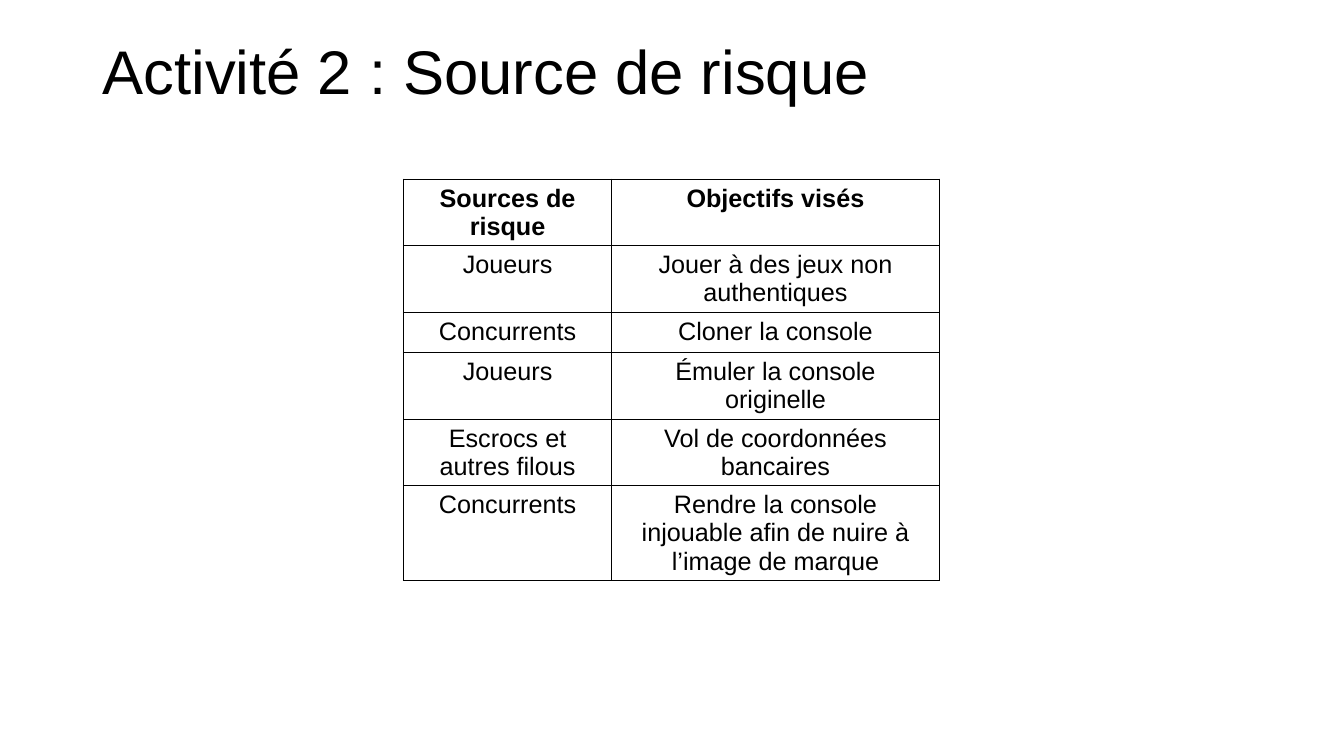
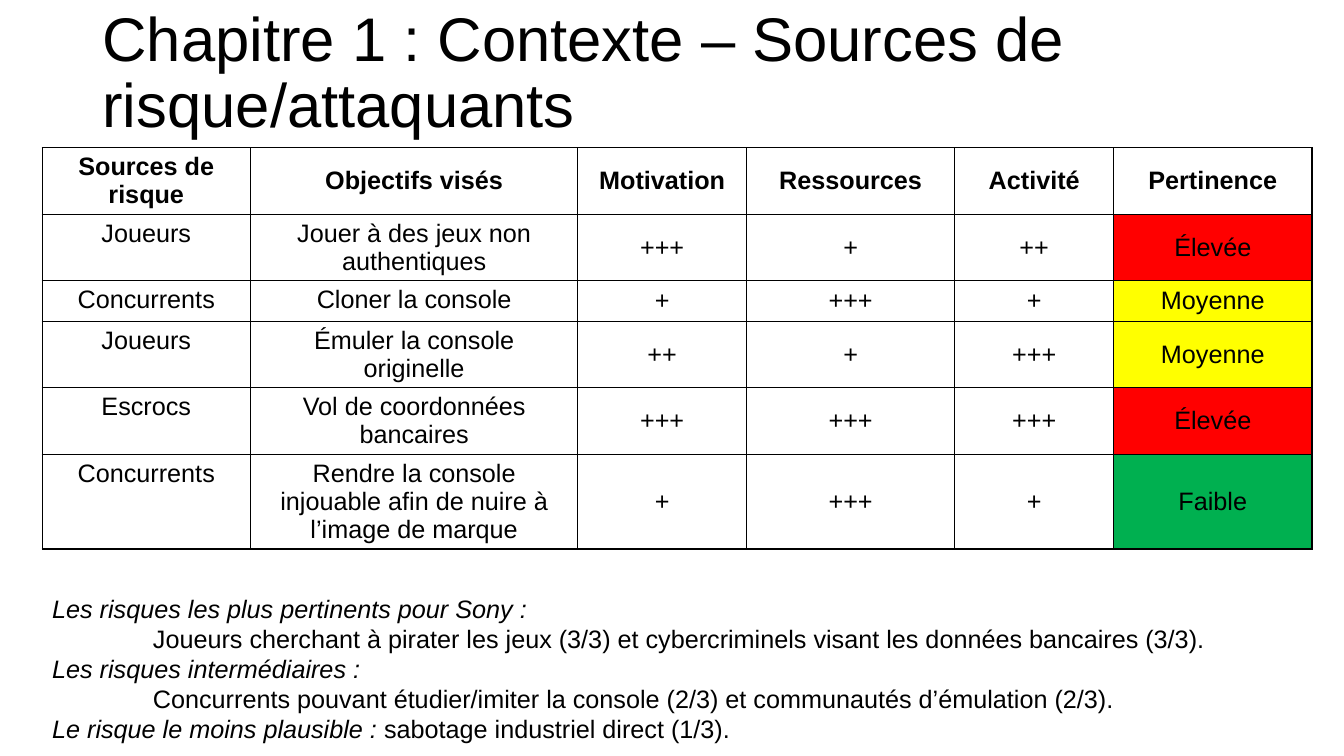
Before and after one commit to theox33/Securite_SE, a slide deck: slide 4 of Exercice PS4/Atelier 1/Diaporama.pptx. Drawn at 1344x756 pixels with LibreOffice and Linux fonts; fonts in the diff are those of the drawing. Boxes give left, top, right and bottom in pixels: in the first picture for what was removed or moved away, otherwise in the second. Text is boxed around its words. In the diff, an @@ line names an element or a change of style, - is before the commit and + after.

```diff
--- a/Exercice PS4/Atelier 1/Diaporama.pptx
+++ b/Exercice PS4/Atelier 1/Diaporama.pptx
@@ title at (102, 16, 1063, 139): text changed @@
-Activité 2 : Source de risque
+Chapitre 1 : Contexte – Sources de risque/attaquants
@@ table at (42, 148, 1313, 573) @@
-column 1, row 5: Escrocs et autres filous
+column 1, row 5: Escrocs
+column 3: Motivation | +++ | + | ++ | +++ | +
+column 4: Ressources | + | +++ | + | +++ | +++
+column 5: Activité | ++ | + | +++ | +++ | +
+column 6: Pertinence | Élevée | Moyenne | Moyenne | Élevée | Faible
@@ table: place and size @@
-table at (403, 179, 940, 604)
+table at (42, 148, 1313, 573)
@@ text added at (52, 599, 1204, 744), 18 pt, text #000000 @@
+Les risques les plus pertinents pour Sony :
+Joueurs cherchant à pirater les jeux (3/3) et cybercriminels visant les données bancaires (3/3).
+Les risques intermédiaires :
+Concurrents pouvant étudier/imiter la console (2/3) et communautés d’émulation (2/3).
+Le risque le moins plausible : sabotage industriel direct (1/3).
```
Also in this commit, not shown: 2 other slides changed, 7 slides added, 2 slides removed, 1 other file.
